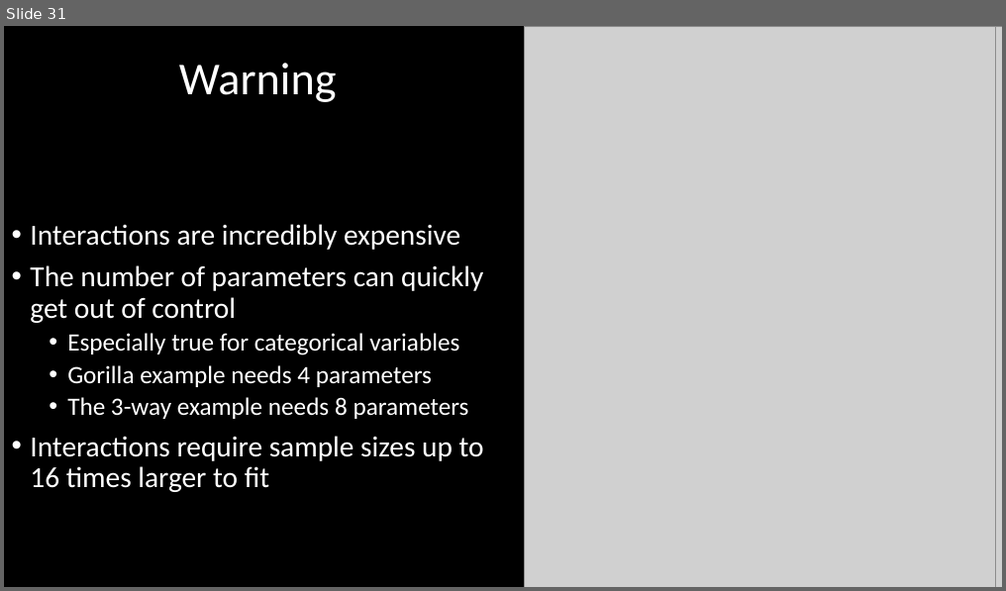
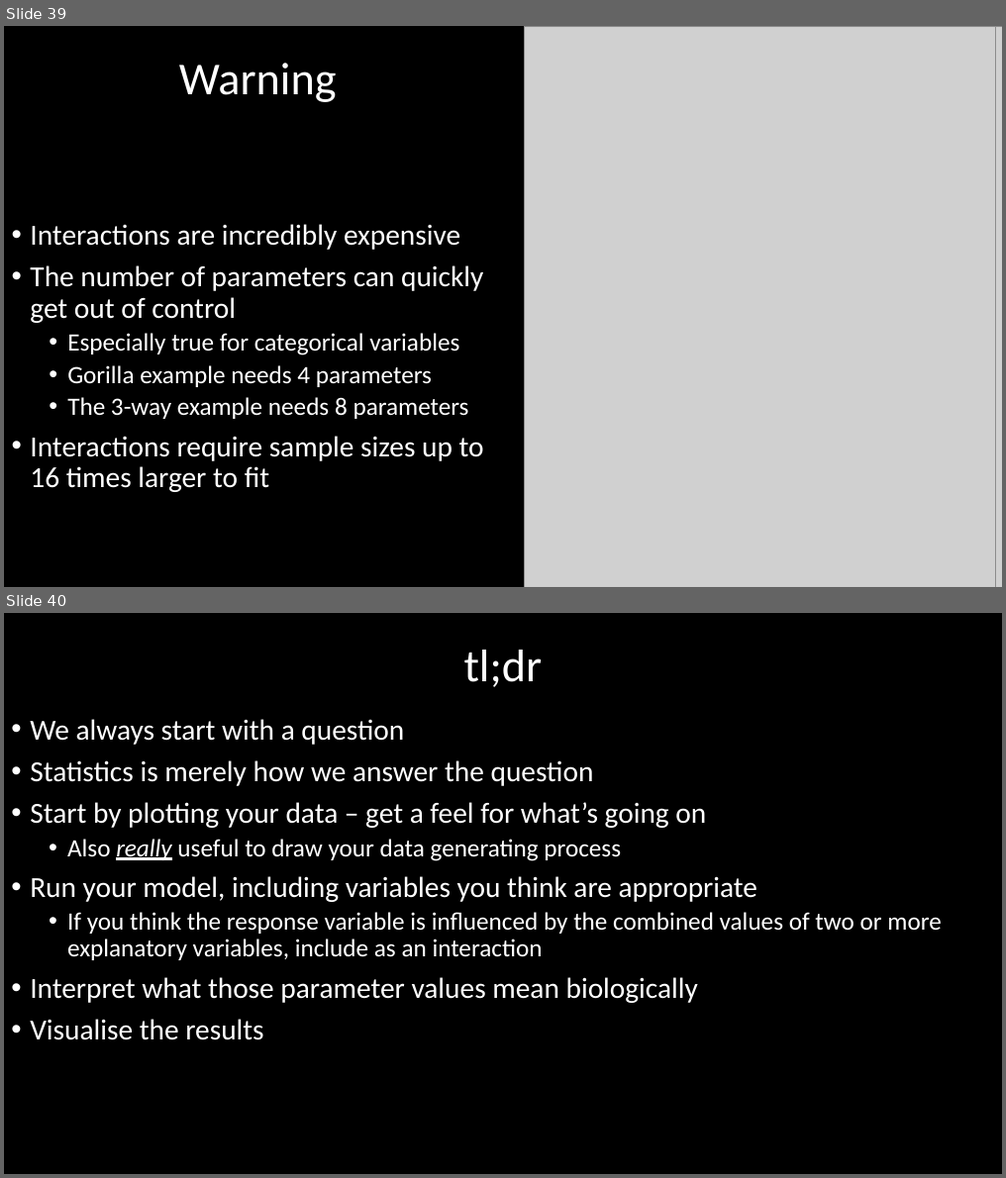
Before and after one commit to DeonRoos/stats-for-biologists, a slide deck: Lectures/Lecture 08.1 Interactions.pptx. Shown one above the other, each under a label of ours: slide 31 before the commit, slides 39 and 40 after it. The pictures are 1006x591 and 1006x1178 pixels, drawn with LibreOffice and Linux fonts; fonts in the diff are those of the drawing; grey boxes stand for pictures. Boxes give left, top, right and bottom in pixels: in the first picture for what was removed or moved away, otherwise in the second. Text is boxed around its words. In the diff, an @@ line names an element or a change of style, - is before the commit and + after.

```diff
--- a/Lectures/Lecture 08.1 Interactions.pptx
+++ b/Lectures/Lecture 08.1 Interactions.pptx
@@ slide 40 added at (x1=4, y1=613, x2=1002, y2=1174), background #000000 @@
@@ title added at (x1=464, y1=650, x2=543, y2=687), 44 pt, text #FFFFFF @@
+tl;dr
@@ text added at (x1=30, y1=719, x2=941, y2=1041), 28 pt, text #FFFFFF @@
+• We always start with a question
+• Statistics is merely how we answer the question
+• Start by plotting your data – get a feel for what’s going on
+  • Also really useful to draw your data generating process
+• Run your model, including variables you think are appropriate
+  • If you think the response variable is influenced by the combined values of two or more explanatory variables, include as an interaction
+• Interpret what those parameter values mean biologically
+• Visualise the results
@@ what was slide 31 is now slide 39 @@
```
Also in this commit, not shown: 13 slides changed, 8 other slides added, 19 other files.
